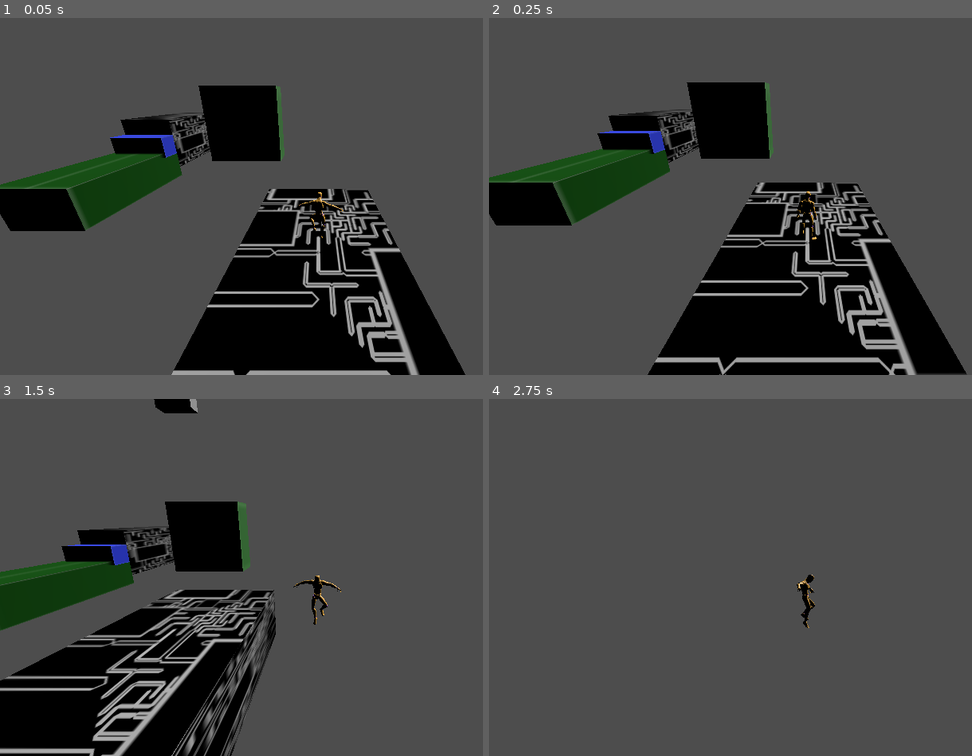
Above: before the commit, frames 1-4 (two rows, left to right).
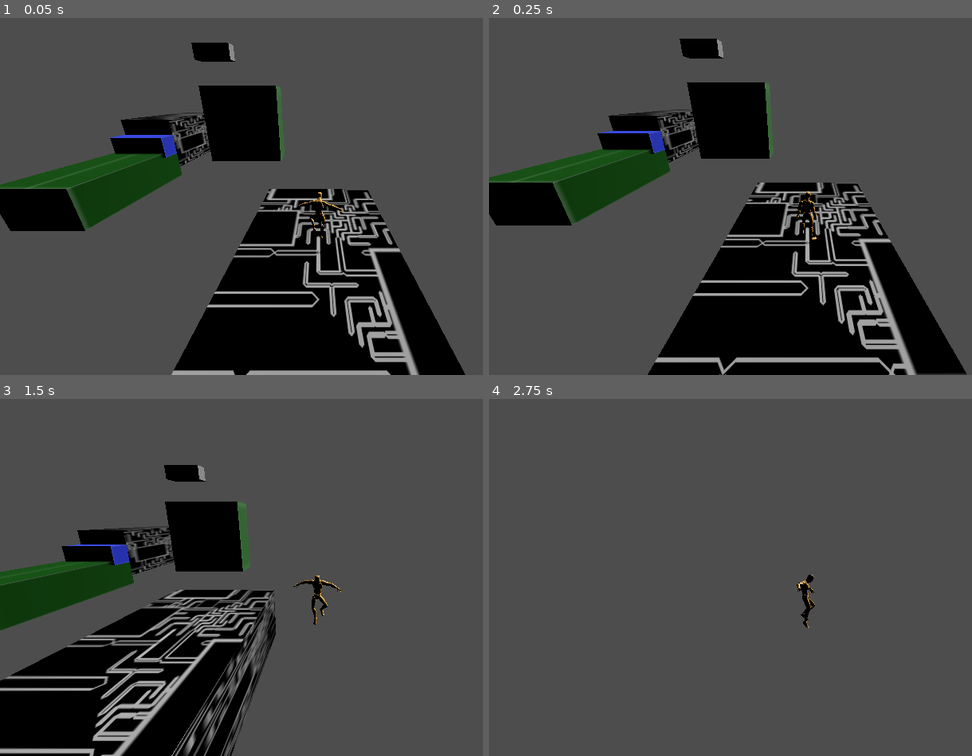
Above: after the commit, the same moments.

Repository: iriake/strata-project
Game: Godot game, scene res://scenes/levels/level_1.tscn
Same seed, same stepped clock (60 frames per second), same inputs: the game is played once before the commit and once after it.
Inputs:
- Up to frame 1 (0.05 s): no input
- Up to frame 2 (0.25 s): no input
- Up to frame 3 (1.5 s): tap Enter at 0.5 s; hold D (move_right) 0.53-1.28 s; hold Tab (change_dimension) 0.53-1.28 s; tap Space (jump) at 0.77 s; hold S (move_back) from 1.28 s (still down); tap Tab (change_dimension) at 1.35 s
- Up to frame 4 (2.75 s): tap Space (jump) at 1.52 s; release S (move_back) at 2.03 s; hold D (move_right) from 2.03 s (still down); hold Shift (crouch) from 2.03 s (still down); tap Tab (change_dimension) at 2.3 s

The runs differ from the first frame. In frame 1, 0.4% of the frame differs, in the area x 39-49%, y 6-13%; in frame 2, 0.5%; in frame 3, 0.7%, in the area x 31-43%, y 0-24%; in frame 4, nothing differs.

Commit message:
Feat: Crush mechanic

Diff:
--- a/scenes/levels/level_1.tscn
+++ b/scenes/levels/level_1.tscn
@@ -50,7 +50,7 @@
 
 [node name="Level1" type="Node3D" unique_id=1718511091]
 
-[node name="StaticBody3D" type="StaticBody3D" parent="." unique_id=918210489]
+[node name="StaticBody3D" type="StaticBody3D" parent="." unique_id=918210489 groups=["change_geometry"]]
 transform = Transform3D(6, 0, 0, 0, 3, 0, 0, 0, 12, 0, -2, 0)
 
 [node name="CollisionShape3D" type="CollisionShape3D" parent="StaticBody3D" unique_id=662336321]
@@ -59,7 +59,7 @@
 [node name="MeshInstance3D" type="MeshInstance3D" parent="StaticBody3D" unique_id=1185781301]
 mesh = SubResource("BoxMesh_s8va5")
 
-[node name="StaticBody3D2" type="StaticBody3D" parent="." unique_id=1560624519]
+[node name="StaticBody3D2" type="StaticBody3D" parent="." unique_id=1560624519 groups=["change_geometry"]]
 transform = Transform3D(5, 0, 0, 0, 3, 0, 0, 0, 12, 18, -2, 12)
 
 [node name="CollisionShape3D" type="CollisionShape3D" parent="StaticBody3D2" unique_id=1509331792]
@@ -68,7 +68,7 @@
 [node name="MeshInstance3D" type="MeshInstance3D" parent="StaticBody3D2" unique_id=654891424]
 mesh = SubResource("BoxMesh_qxy0u")
 
-[node name="StaticBody3D3" type="StaticBody3D" parent="." unique_id=1805637313]
+[node name="StaticBody3D3" type="StaticBody3D" parent="." unique_id=1805637313 groups=["change_geometry"]]
 transform = Transform3D(5, 0, 0, 0, 5, 0, 0, 0, 12, 18, 0, 24)
 
 [node name="CollisionShape3D" type="CollisionShape3D" parent="StaticBody3D3" unique_id=107241996]
@@ -77,7 +77,7 @@
 [node name="MeshInstance3D" type="MeshInstance3D" parent="StaticBody3D3" unique_id=940709327]
 mesh = SubResource("BoxMesh_nsrm0")
 
-[node name="StaticBody3D4" type="StaticBody3D" parent="." unique_id=843408189]
+[node name="StaticBody3D4" type="StaticBody3D" parent="." unique_id=843408189 groups=["change_geometry"]]
 transform = Transform3D(5, 0, 0, 0, 2, 0, 0, 0, 2, 18, 0, 17)
 
 [node name="CollisionShape3D" type="CollisionShape3D" parent="StaticBody3D4" unique_id=880371683]
@@ -86,7 +86,7 @@
 [node name="MeshInstance3D" type="MeshInstance3D" parent="StaticBody3D4" unique_id=1503439907]
 mesh = SubResource("BoxMesh_dnkej")
 
-[node name="StaticBody3D7" type="StaticBody3D" parent="." unique_id=773850073]
+[node name="StaticBody3D7" type="StaticBody3D" parent="." unique_id=773850073 groups=["change_geometry"]]
 transform = Transform3D(10, 0, 0, 0, 10, 0, 0, 0, 4, 10.48248, 1, 28)
 
 [node name="CollisionShape3D" type="CollisionShape3D" parent="StaticBody3D7" unique_id=1378835499]
@@ -95,8 +95,8 @@
 [node name="MeshInstance3D" type="MeshInstance3D" parent="StaticBody3D7" unique_id=1388716648]
 mesh = SubResource("BoxMesh_6761a")
 
-[node name="StaticBody3D8" type="StaticBody3D" parent="." unique_id=1491315519]
-transform = Transform3D(5, 0, 0, 0, 2, 0, 0, 0, 2, 14.744, 20, 31)
+[node name="StaticBody3D8" type="StaticBody3D" parent="." unique_id=1491315519 groups=["change_geometry"]]
+transform = Transform3D(5, 0, 0, 0, 2, 0, 0, 0, 2, 14.744, 10.475325, 31)
 
 [node name="CollisionShape3D" type="CollisionShape3D" parent="StaticBody3D8" unique_id=847124900]
 shape = SubResource("BoxShape3D_bt44k")
--- a/scenes/player/player.gd
+++ b/scenes/player/player.gd
@@ -24,6 +24,8 @@
 var _locked_position_value := 0.0
 ## Multiplicador que anula la velocidad en el eje bloqueado (ej: Vector3(1,1,0) permite mover en X e Y pero no en Z).
 var _move_mask := Vector3.ONE
+# Posiciones originales de los objetos
+var _original_positions := {}
 
 # --- VARIABLES INTERNAS Y FÍSICA ---
 ## Dirección del último movimiento realizado, usada para mantener la orientación del modelo en reposo.
@@ -100,29 +102,99 @@
 	is_2d_mode = !is_2d_mode
 
 	if is_2d_mode:
-		var basis_z = _camera_pivot.global_basis.z
-
-		if abs(basis_z.y) > 0.9:
-			_lock_axis = Vector3(0, 1, 0)
-			_locked_position_value = global_position.y
-		elif abs(basis_z.z) > abs(basis_z.x):
-			_lock_axis = Vector3(0, 0, 1)
-			_locked_position_value = global_position.z
-		else:
-			_lock_axis = Vector3(1, 0, 0)
-			_locked_position_value = global_position.x
-
-		_move_mask = Vector3.ONE - _lock_axis
-		_camera_pivot.force_2d_angle(true)
-		_set_camera_projection(true)
+		_enter_change_mode()
 	else:
-		# Al salir del modo 2D, detectamos sobre qué plataforma estamos
-		# para restaurar la posición correcta en el eje que estaba bloqueado
-		_restore_3d_position()
-		_move_mask = Vector3.ONE
-		_camera_pivot.force_2d_angle(false)
-		_set_camera_projection(false)
-
+		_exit_change_mode()
+
+func _enter_change_mode() -> void:
+	var basis_z = _camera_pivot.global_basis.z
+
+	# Detectar eje aplastado
+	if abs(basis_z.y) > 0.9:
+		_lock_axis = Vector3(0, 1, 0)
+		_locked_position_value = global_position.y
+
+	elif abs(basis_z.z) > abs(basis_z.x):
+		_lock_axis = Vector3(0, 0, 1)
+		_locked_position_value = global_position.z
+
+	else:
+		_lock_axis = Vector3(1, 0, 0)
+		_locked_position_value = global_position.x
+
+	_move_mask = Vector3.ONE - _lock_axis
+
+	# APLASTAR GEOMETRÍA
+	_project_world()
+
+	_camera_pivot.force_2d_angle(true)
+	_set_camera_projection(true)
+
+func _project_world() -> void:
+	var objects = get_tree().get_nodes_in_group("change_geometry")
+
+	for obj in objects:
+		_original_positions[obj] = obj.global_position
+
+		var pos = obj.global_position
+
+		if _lock_axis.x > 0:
+			pos.x = 0
+
+		elif _lock_axis.y > 0:
+			pos.y = 0
+
+		elif _lock_axis.z > 0:
+			pos.z = 0
+
+		obj.global_position = pos
+
+func _restore_world() -> void:
+	for obj in _original_positions:
+		if is_instance_valid(obj):
+			obj.global_position = _original_positions[obj]
+
+	_original_positions.clear()
+
+func _exit_change_mode() -> void:
+	_restore_player_depth()
+
+	_restore_world()
+
+	_move_mask = Vector3.ONE
+
+	_camera_pivot.force_2d_angle(false)
+	_set_camera_projection(false)
+
+func _restore_player_depth() -> void:
+	var space = get_world_3d().direct_space_state
+
+	var query = PhysicsRayQueryParameters3D.create(
+		global_position + Vector3(0, 1, 0),
+		global_position + Vector3(0, -3, 0)
+	)
+
+	query.exclude = [get_rid()]
+
+	var result = space.intersect_ray(query)
+
+	if result:
+		var collider = result["collider"]
+
+		# ¿Tenemos guardada su posición original?
+		if _original_positions.has(collider):
+
+			var original_pos = _original_positions[collider]
+
+			# Restauramos SOLO el eje aplastado
+			if _lock_axis.x > 0:
+				global_position.x = original_pos.x
+
+			elif _lock_axis.y > 0:
+				global_position.y = original_pos.y + 1.0
+
+			elif _lock_axis.z > 0:
+				global_position.z = original_pos.z
 
 ## Al volver al modo 3D, hace un raycast hacia abajo para encontrar la plataforma
 ## y corrige la posición en el eje bloqueado usando la posición real de esa plataforma.
